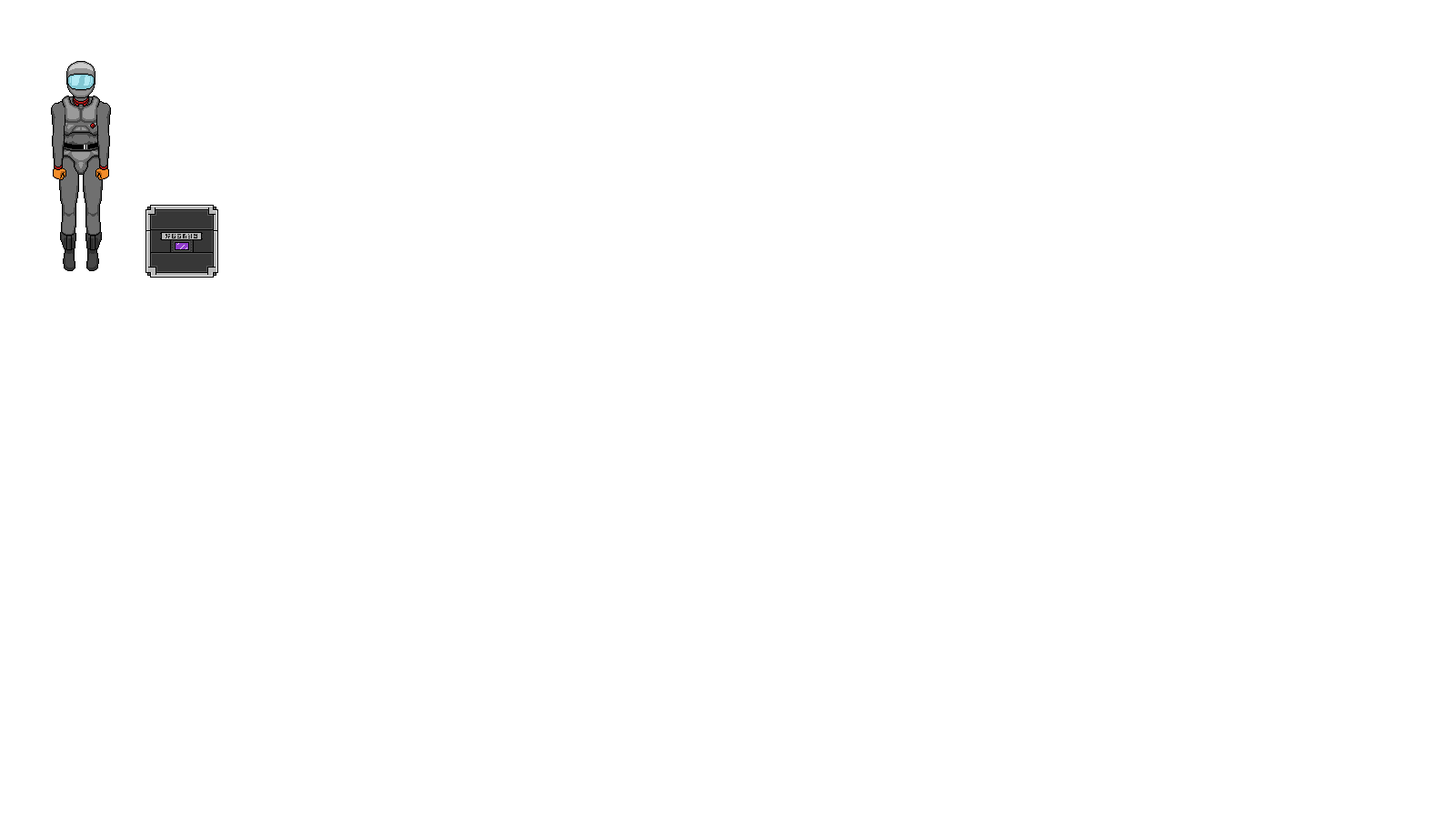
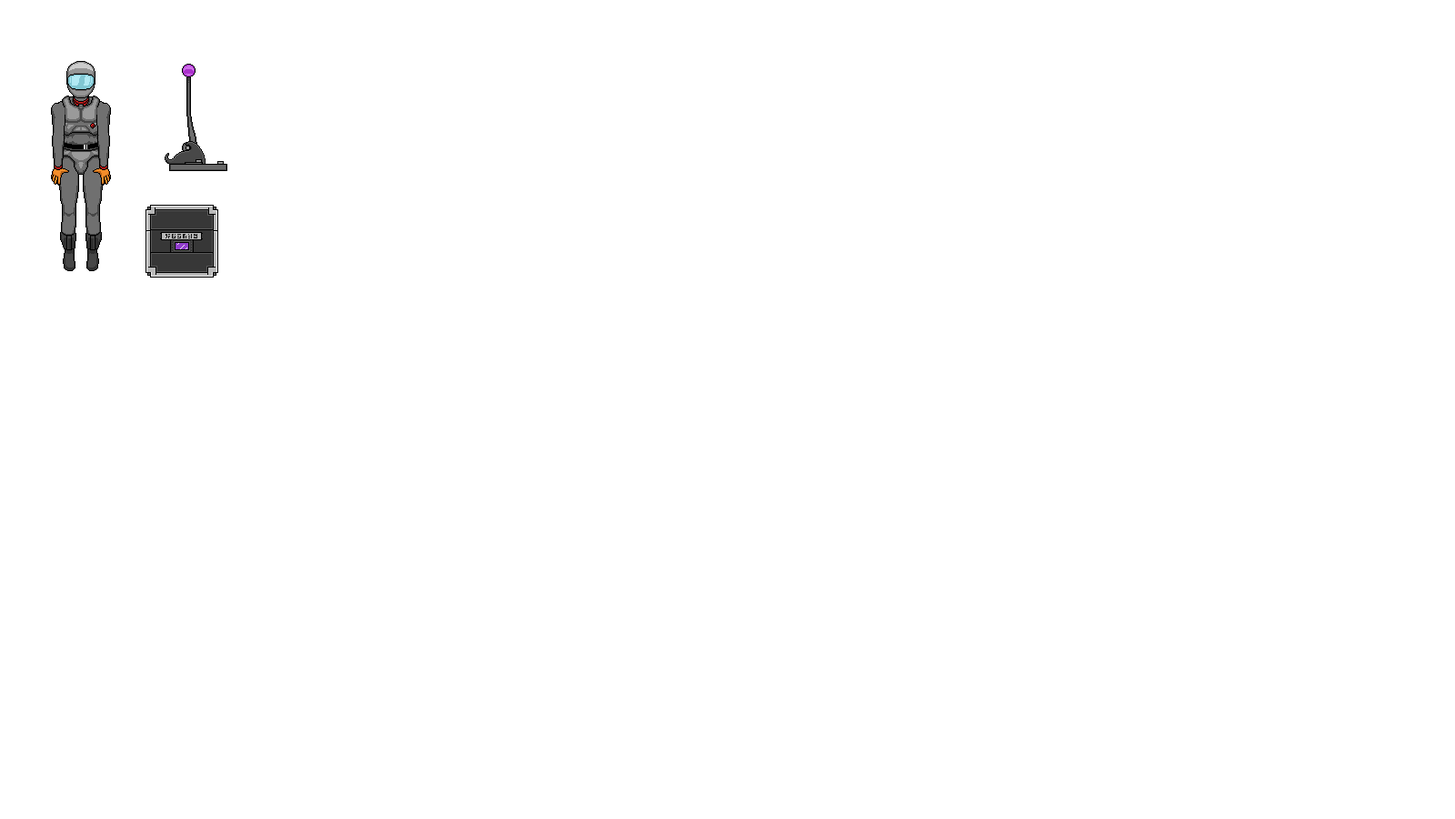
Revision of a layered 1455px x 819px image; what changed, layer by layer:
added layer "Objects" above "Layer 2" over [164, 140, 228, 172]
added layer "Layer 2" above "head" over [181, 63, 198, 172]
showed "handL_O" over [50, 168, 70, 186]
hid "handL_C" over [52, 168, 67, 181]
hid "handR_C" over [95, 168, 110, 181]
showed "handR_O" over [92, 168, 111, 186]
moved "UpperLegSleeveL" above "LowerLegSleeveL" over [59, 168, 70, 185]
